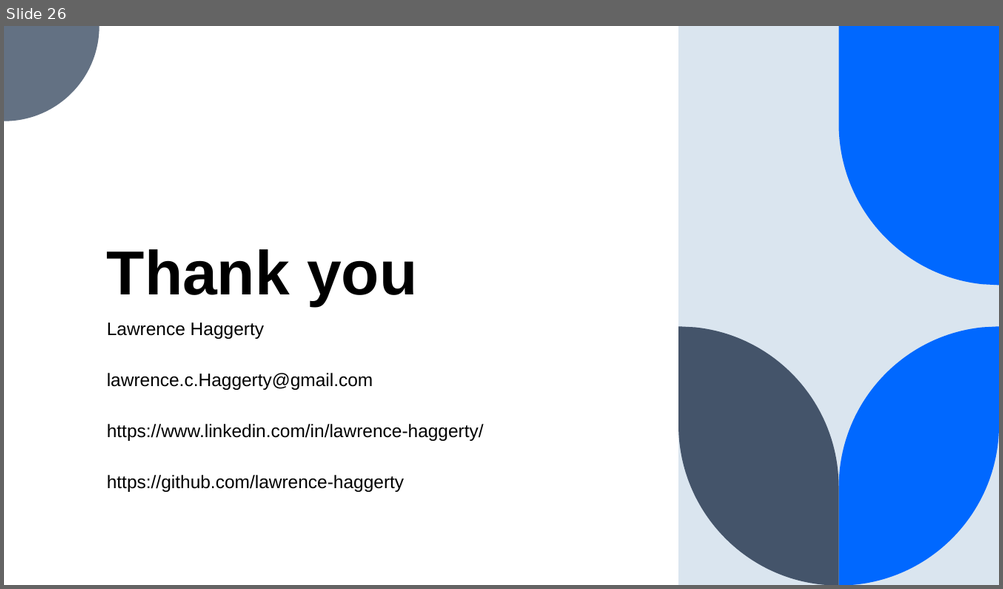
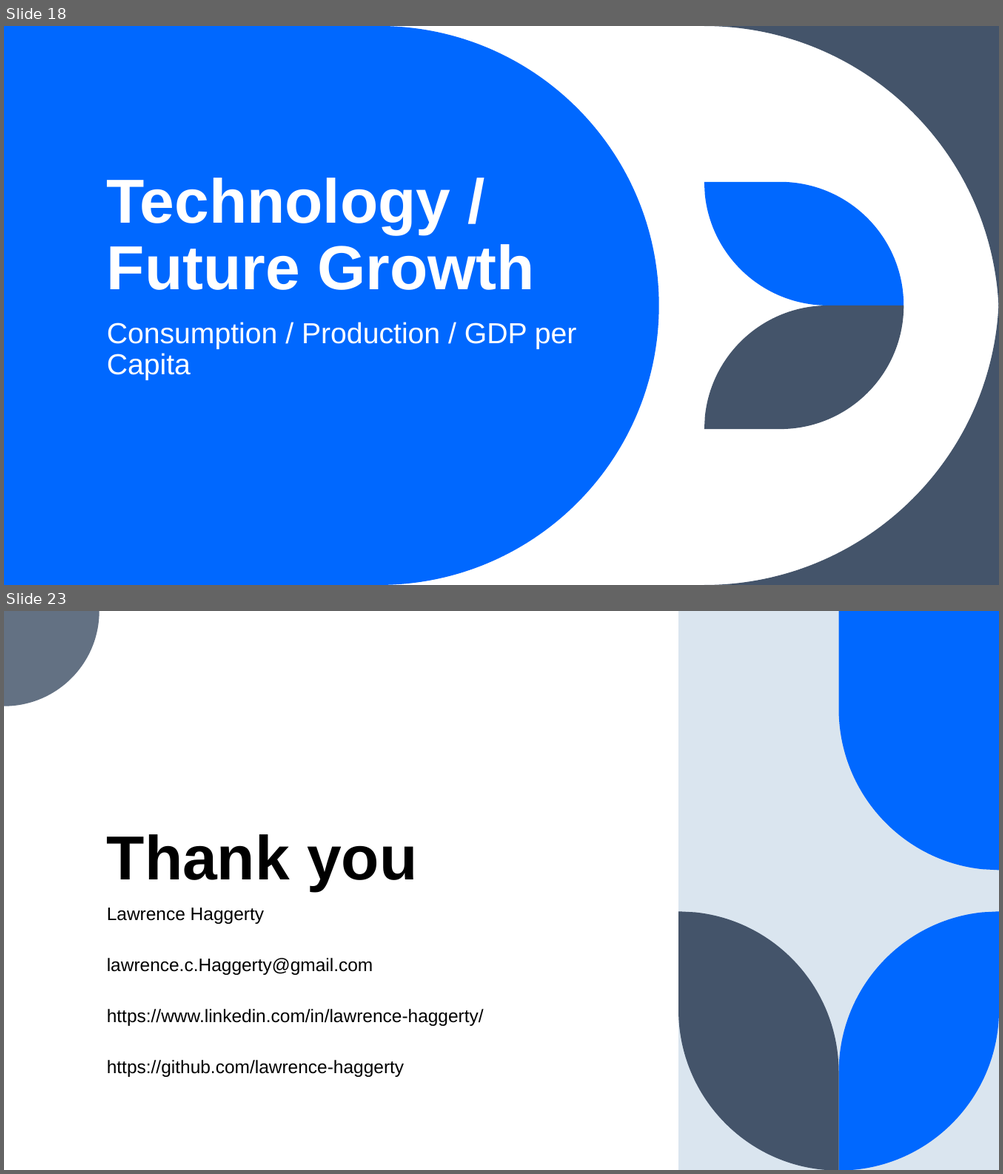
Before and after one commit to lawrence-haggerty/haggerty_energy_gdp_capstone, a slide deck: presentation/haggerty_energy_gdp_1.pptx. Shown one above the other, each under a label of ours: slide 26 before the commit, slides 18 and 23 after it; the slides between them are not shown. The pictures are 1003x589 and 1003x1174 pixels, drawn with LibreOffice and Linux fonts; fonts in the diff are those of the drawing. Boxes give left, top, right and bottom in pixels: in the first picture for what was removed or moved away, otherwise in the second. Text is boxed around its words. In the diff, an @@ line names an element or a change of style, - is before the commit and + after.

```diff
--- a/presentation/haggerty_energy_gdp_1.pptx
+++ b/presentation/haggerty_energy_gdp_1.pptx
@@ slide 18 added at box(4, 26, 999, 585), background #FFFFFF @@
@@ freeform shape added at box(4, 26, 659, 585), fill #0068FF @@
@@ freeform shape added at box(704, 26, 999, 321), fill #44546A @@
@@ title added at box(107, 178, 535, 290), 60 pt, text #FFFFFF, bold @@
+Technology / Future Growth
@@ freeform shape added at box(704, 182, 903, 306), fill #0068FF @@
@@ freeform shape added at box(704, 291, 999, 585), fill #44546A @@
@@ freeform shape added at box(704, 306, 903, 429), fill #44546A @@
@@ subtitle added at box(107, 322, 577, 380), 28 pt, text #FFFFFF @@
+Consumption / Production / GDP per Capita
@@ what was slide 26 is now slide 23 @@
```
Also in this commit, not shown: 13 slides changed, 4 other slides added, 39 slides removed, 1 other file.
